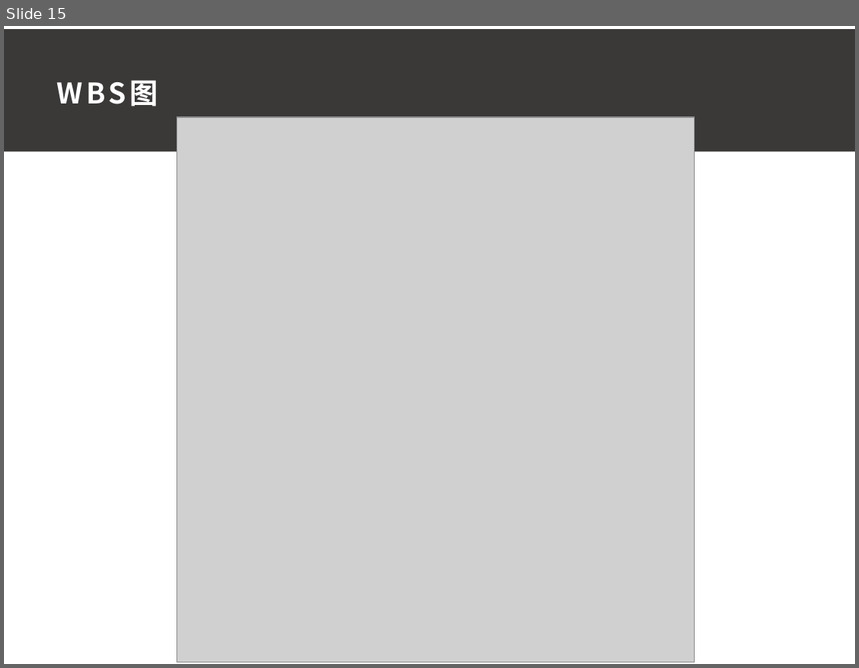
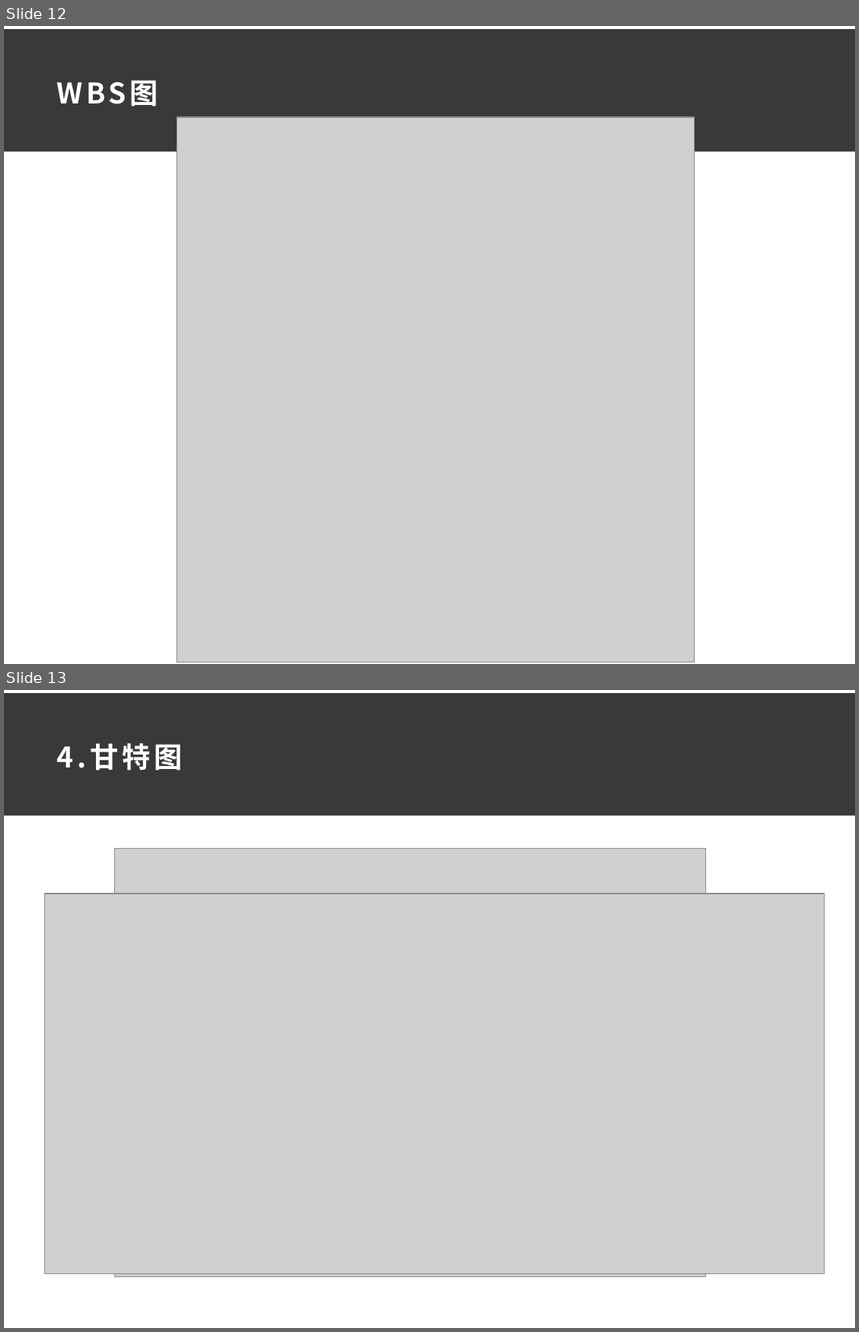
Before and after one commit to ConstanTWT/SE2020-G01, a slide deck: 项目计划书/G01小组项目计划PPT0.1.pptx. Shown one above the other, each under a label of ours: slide 15 before the commit, slides 12 and 13 after it. The pictures are 859x668 and 859x1332 pixels, drawn with LibreOffice and Linux fonts; fonts in the diff are those of the drawing; grey boxes stand for pictures. Boxes give left, top, right and bottom in pixels: in the first picture for what was removed or moved away, otherwise in the second. Text is boxed around its words. In the diff, an @@ line names an element or a change of style, - is before the commit and + after.

```diff
--- a/项目计划书/G01小组项目计划PPT0.1.pptx
+++ b/项目计划书/G01小组项目计划PPT0.1.pptx
@@ slide 13 added at (4,690,855,1328), background #FFFFFF @@
@@ rectangle added at (4,693,855,816), fill #3B3838 @@
@@ text added at (57,743,182,771), 24 pt, text #FFFFFF, bold @@
+4.甘特图
@@ picture added at (115,848,705,1277) @@
@@ picture added at (44,894,824,1274) @@
@@ what was slide 15 is now slide 12 @@
```
Also in this commit, not shown: 6 slides changed, 4 other slides added, 4 slides removed, 2 other files.
